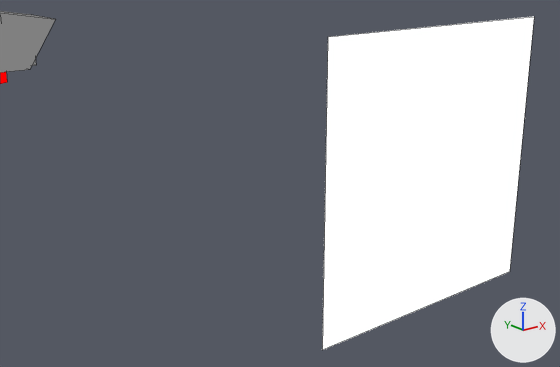
An edit to the Blender file assets-source/blender/motion/pachycephalosaurus-eat.blend, drawn before and after from the same camera.
Before and after are seen from a 50 mm camera at (45.9, -32.99, 20.87) aimed at (48.7, -29.49, 19.47). Lighting does not change. The marker at lower right points along +X, +Y and +Z. The first picture is the older version. Mesh edges are drawn as thin lines.

In view in the first picture: 'DinoTycoon_Motion_pachycephalosaurus_eat_beak', 'DinoTycoon_Motion_pachycephalosaurus_eat_eye' and 1 more.
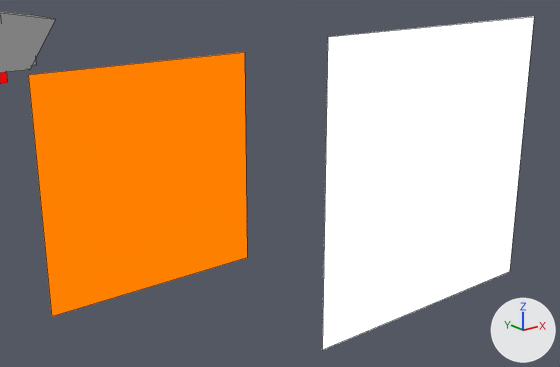
Patch to the scene script:
```diff
--- a/assets-source/blender/motion/pachycephalosaurus-eat.blend.py
+++ b/assets-source/blender/motion/pachycephalosaurus-eat.blend.py
@@ mat_dinotycoon_role_y @@
+mat_dinotycoon_role_y = emission_material('DinoTycoon_Role_Y')
+mat_dinotycoon_role_y.base_color = (1.0, 0.216, 0.0)  # orange #ff8000
@@ me_dinotycoon_motion_pachycephalosaurus_eat_sample_eye_white @@
+me_dinotycoon_motion_pachycephalosaurus_eat_sample_eye_white.from_pydata([(47.4, -29.0, 20.2), (48.8, -29.0, 20.2), (48.8, -29.0, 18.8), (47.4, -29.0, 18.8), (47.4, -29.0, 20.2), (48.8, -29.0, 20.2), (48.8, -29.0, 18.8), (47.4, -29.0, 18.8)], [], [(3, 2, 1, 0), (4, 5, 6, 7), (0, 1, 5, 4), (1, 2, 6, 5), (2, 3, 7, 6), (3, 0, 4, 7)])
+me_dinotycoon_motion_pachycephalosaurus_eat_sample_eye_white.materials.append(mat_dinotycoon_role_y)  # orange #ff8000
@@ ob_dinotycoon_motion_pachycephalosaurus_eat_eye_white @@
+ob_dinotycoon_motion_pachycephalosaurus_eat_eye_white = bpy.data.objects.new('DinoTycoon_Motion_pachycephalosaurus_eat_eye_white', me_dinotycoon_motion_pachycephalosaurus_eat_sample_eye_white)
+ob_dinotycoon_motion_pachycephalosaurus_eat_eye_white.location = (0.0, 0.0, 0.0)
```

What differs and where, as boxes (x1, y1, x2, y2) in the pictures (560 x 367 px):
'DinoTycoon_Motion_pachycephalosaurus_eat_eye_white', added (orange): after (28, 52, 247, 316)
